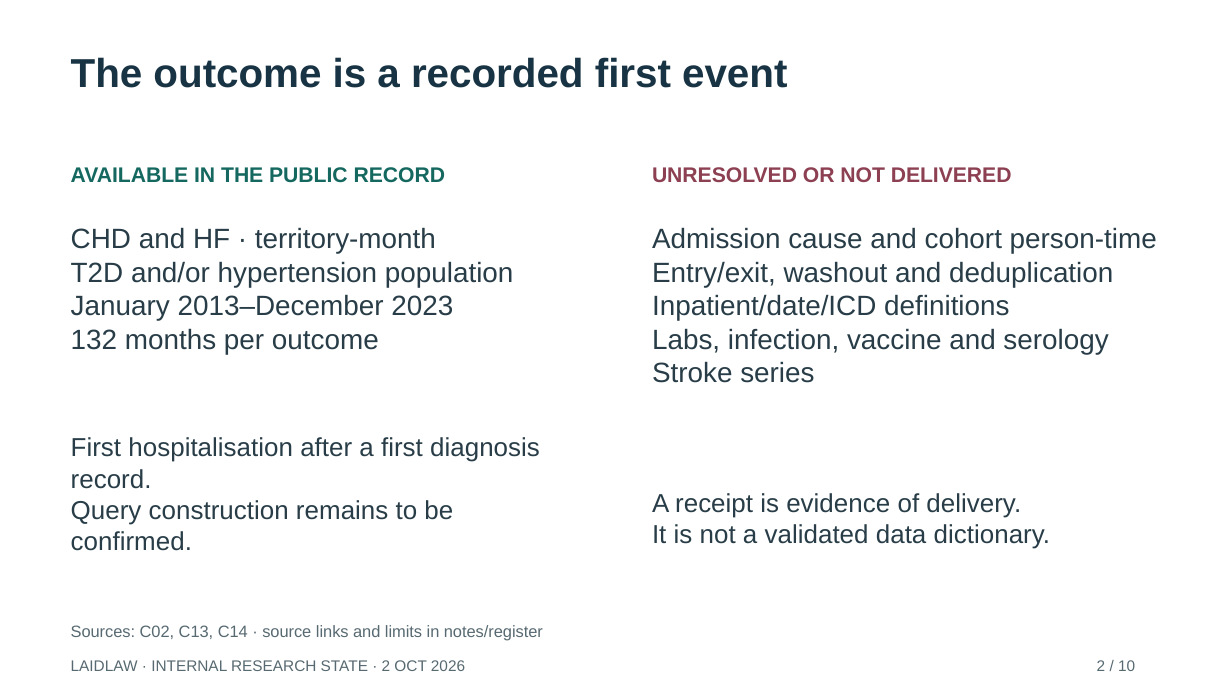
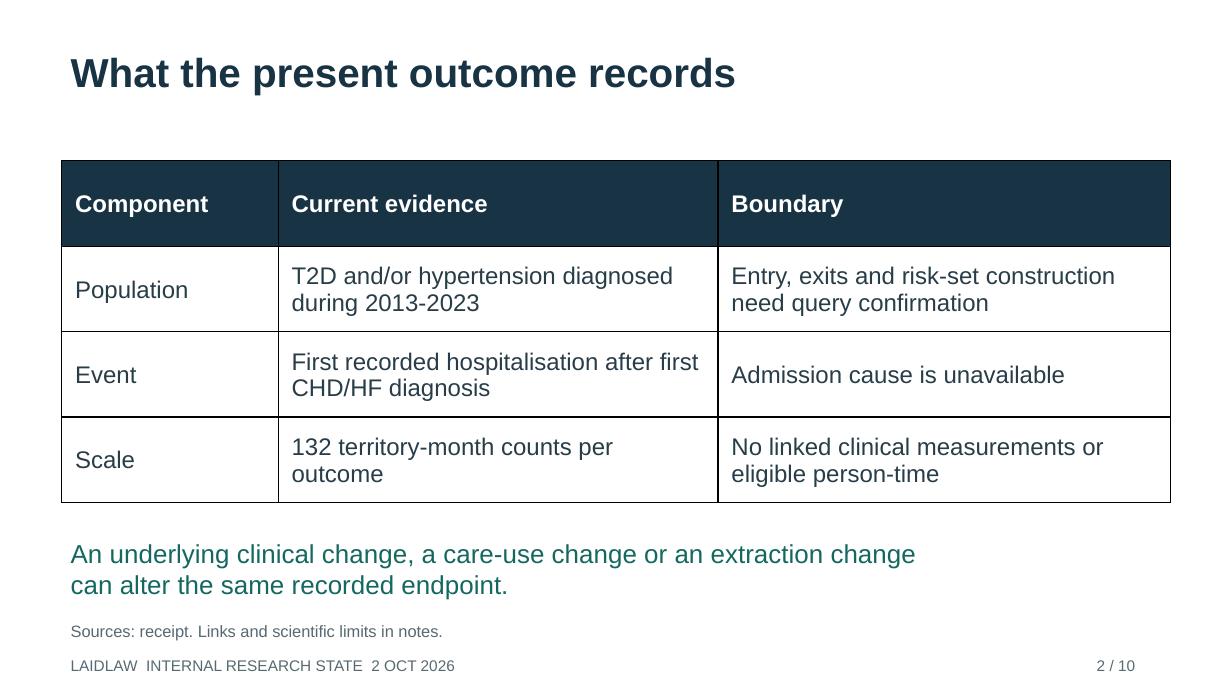
Before and after one commit to bobshenruililin/Laidlaw-Heat-Project, a slide deck: slide 2 of reports/auto_research/2026-10-02/Research_State_Briefing.pptx. Drawn at 1232x693 pixels with LibreOffice and Linux fonts; fonts in the diff are those of the drawing. Boxes give left, top, right and bottom in pixels: in the first picture for what was removed or moved away, otherwise in the second. Text is boxed around its words. In the diff, an @@ line names an element or a change of style, - is before the commit and + after.

Commit message:
Build evidence-led novelty, feasibility and manuscript packet

```diff
--- a/reports/auto_research/2026-10-02/Research_State_Briefing.pptx
+++ b/reports/auto_research/2026-10-02/Research_State_Briefing.pptx
@@ text at (71,57,736,95): text changed @@
-The outcome is a recorded first event
+What the present outcome records
@@ table added at (62,161,1171,503), 4 rows, 3 columns @@
+Component | Current evidence | Boundary
+Population | T2D and/or hypertension diagnosed during 2013-2023 | Entry, exits and risk-set construction need query confirmation
+Event | First recorded hospitalisation after first CHD/HF diagnosis | Admission cause is unavailable
+Scale | 132 territory-month counts per outcome | No linked clinical measurements or eligible person-time
@@ text removed at (71,167,446,183) @@
-AVAILABLE IN THE PUBLIC RECORD
@@ text removed at (652,167,1012,182) @@
-UNRESOLVED OR NOT DELIVERED
@@ text removed at (71,227,514,354) @@
-CHD and HF · territory-month
-T2D and/or hypertension population
-January 2013–December 2023
-132 months per outcome
@@ text removed at (652,227,1157,383) @@
-Admission cause and cohort person-time
-Entry/exit, washout and deduplication
-Inpatient/date/ICD definitions
-Labs, infection, vaccine and serology
-Stroke series
@@ text removed at (71,437,540,551) @@
-First hospitalisation after a first diagnosis record.
-Query construction remains to be confirmed.
@@ text removed at (652,493,1051,549) @@
-A receipt is evidence of delivery.
-It is not a validated data dictionary.
@@ text added at (71,544,916,600), 20.2 pt, text #14685F @@
+An underlying clinical change, a care-use change or an extraction change
+can alter the same recorded endpoint.
@@ text at (71,625,443,641): text changed @@
-Sources: C02, C13, C14 · source links and limits in notes/register
+Sources: receipt. Links and scientific limits in notes.
@@ text at (71,660,455,671): text changed @@
-LAIDLAW · INTERNAL RESEARCH STATE · 2 OCT 2026
+LAIDLAW INTERNAL RESEARCH STATE 2 OCT 2026
```
Also in this commit, not shown: 3 other slides changed, 6 slides added, 6 slides removed, 49 other files.
